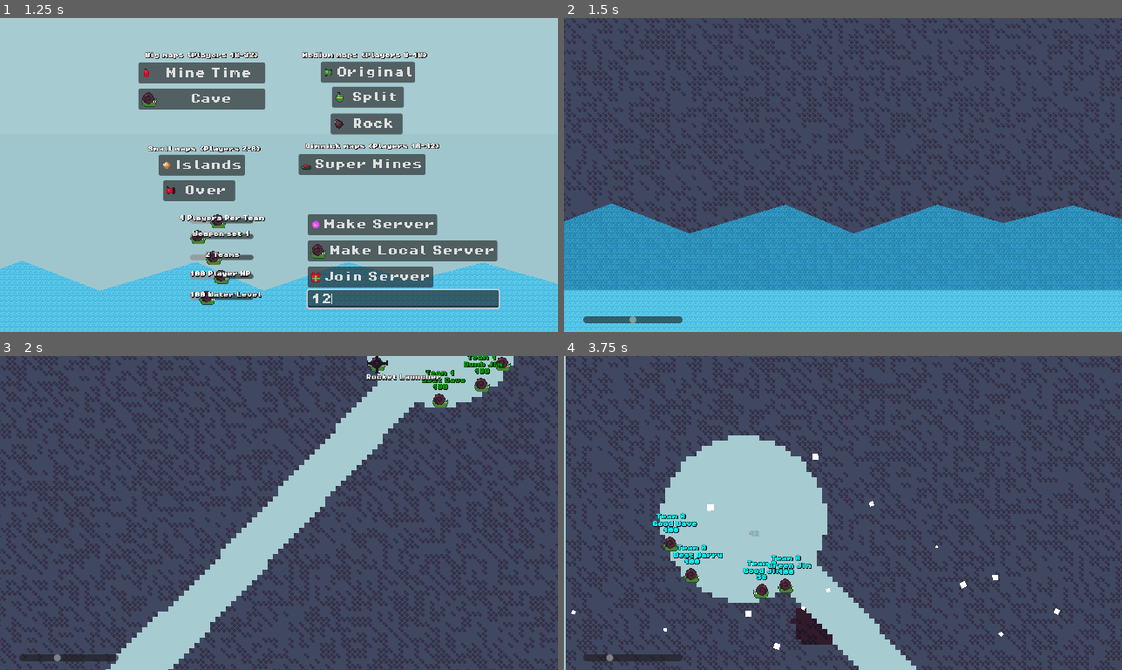
Above: before the commit, frames 1-4 (two rows, left to right).
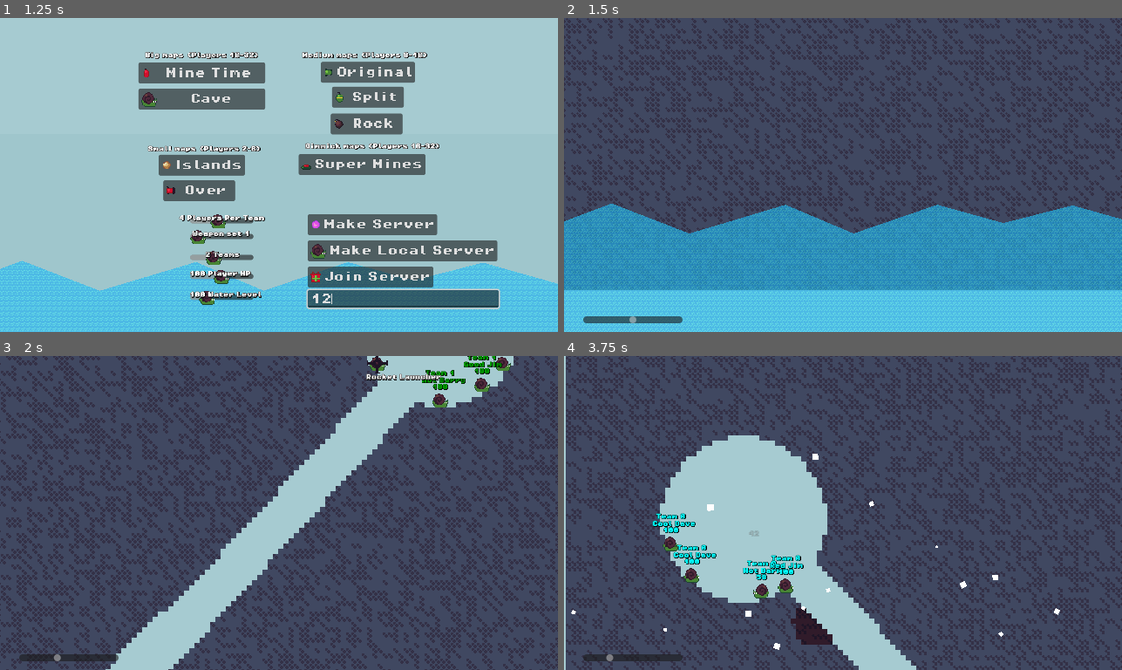
Above: after the commit, the same moments.

Repository: codingbanana21/Snail-Wars
Game: Godot game, scene res://scenes/main_menu.tscn
Same seed, same stepped clock (60 frames per second), same inputs: the game is played once before the commit and once after it.
Inputs (mouse positions are in pixels of both pictures, inside the frame that each line leads up to):
- Up to frame 1 (1.25 s): click (401, 297) at 0.52 s; type "12" at 0.6 s
- Up to frame 2 (1.5 s): click "Mine Time" at 1.25 s
- Up to frame 3 (2 s): no input
- Up to frame 4 (3.75 s): tap Enter (skip) at 2 s; move the mouse to (965, 497) at 2.02 s; press the mouse at (965, 497) at 2.03 s; hold D (right) 2.03-3.53 s; tap W (jump) at 2.27, 3.02 s; move the mouse to (731, 528) at 2.77 s; release the mouse at (731, 528) at 2.78 s; tap Mouse wheel down (last_weapon) at 2.85 s; move the mouse to (898, 443) at 3.52 s; hold A (left) from 3.53 s (still down); right-click (898, 443) at 3.6 s

Frame 1 is identical in both runs. In frame 2, 15% of the frame differs, in the area x 0-100%, y 0-69%; in frame 3, 25%, in the area x 0-100%, y 0-100%; in frame 4, 23%.

Commit message:
Player names multiplayer fix

Diff:
--- a/scenes/player.tscn
+++ b/scenes/player.tscn
@@ -21,15 +21,9 @@
 properties/2/path = NodePath(".:team_number")
 properties/2/spawn = true
 properties/2/replication_mode = 2
-properties/3/path = NodePath(".:team_name")
+properties/3/path = NodePath("Snail:flip_h")
 properties/3/spawn = true
 properties/3/replication_mode = 2
-properties/4/path = NodePath(".:team_color")
-properties/4/spawn = true
-properties/4/replication_mode = 2
-properties/5/path = NodePath("Snail:flip_h")
-properties/5/spawn = true
-properties/5/replication_mode = 2
 
 [sub_resource type="RectangleShape2D" id="RectangleShape2D_fjrip"]
 size = Vector2(14, 14)
--- a/scripts/map.gd
+++ b/scripts/map.gd
@@ -8,10 +8,12 @@
 @onready var wind: HScrollBar = %Wind
 
 var remote_id: int
+var rng = RandomNumberGenerator.new()
 
 
 func _enter_tree() -> void:
 	set_multiplayer_authority(1)
+	rng.seed = 1000
 
 
 func _ready() -> void:
@@ -48,11 +50,11 @@
 			var offset: Vector2i = Vector2i(x -128, y -256)
 
 			if pixel_color == Color(0.0, 1.0, 0.0, 1.0):
-				map.set_cell(offset, 0 ,Vector2i(4 * randi_range(0,1), 0))
+				map.set_cell(offset, 0 ,Vector2i(4 * rng.randi_range(0,1), 0))
 			elif pixel_color == Color(1.0, 0.0, 0.0, 1.0):
-				map.set_cell(offset, 0 ,Vector2i(1 + 4 * randi_range(0,1), 0))
+				map.set_cell(offset, 0 ,Vector2i(1 + 4 * rng.randi_range(0,1), 0))
 			elif pixel_color == Color(0.0, 0.0, 1.0, 1.0):
-				map.set_cell(offset, 0 ,Vector2i(2 + 4 * randi_range(0,1), 0))
+				map.set_cell(offset, 0 ,Vector2i(2 + 4 * rng.randi_range(0,1), 0))
 			elif pixel_color == Color(1.0, 0.0, 1.0, 1.0):
 				map.set_cell(offset, 0 ,Vector2i(3, 0))
 			elif pixel_color == Color(1.0, 1.0, 0.0, 1.0):
--- a/scripts/player.gd
+++ b/scripts/player.gd
@@ -17,27 +17,28 @@
 
 @export var player_number: int = 0
 @export var team_number: int = 0
-@export var team_name: String
-@export var team_color: Color
 
 const SPEED: int = 4
 const JUMP: Vector2 = Vector2(80, -300)
 const PLAYER_GRAVITY: int = 30
 const WEAPONS: Array[String] = ["rocket","grenade","drill","bomb","air_strike","drill_strike","tnt","bullet","teleporta","pumkin_grenade","present"]
 const NAMES: Array[String] = ["Barry","Bob","Jim","Dave"]
-const NAMES2: Array[String] = ["Good","Bad","Cool","Best","Dumb","Not","Dead","Red","Blue","Green","Super"]
+const NAMES2: Array[String] = ["Good","Bad","Cool","Best","Dumb","Not","Dead","Red","Blue","Green","Super","The","Just"]
 
 var id: int
+var rng = RandomNumberGenerator.new()
 var projectile_speed: float = 0.0
 var hp: int = 100
 var weapon: int = 0
 var dir: float = 0
 var player_turn_part: int = 0
 var dead: bool = false
+var team_color: Color
 
 
 func _enter_tree() -> void:
 	set_multiplayer_authority(id)
+	rng.seed = player_number + (team_number * 10)
 
 
 func _ready() -> void:
@@ -45,7 +46,7 @@
 
 	hp = Globals.player_hp
 	hp_label.text = str(hp)
-	name_label.text = NAMES2.pick_random() +" "+ NAMES.pick_random()
+	name_label.text = NAMES2[rng.randi_range(0, NAMES2.size() - 1)] +" "+ NAMES[rng.randi_range(0, NAMES.size() - 1)]
 	name_label.modulate = team_color
 	team_label.text = "Team "+str(team_number)
 	team_label.modulate = team_color
